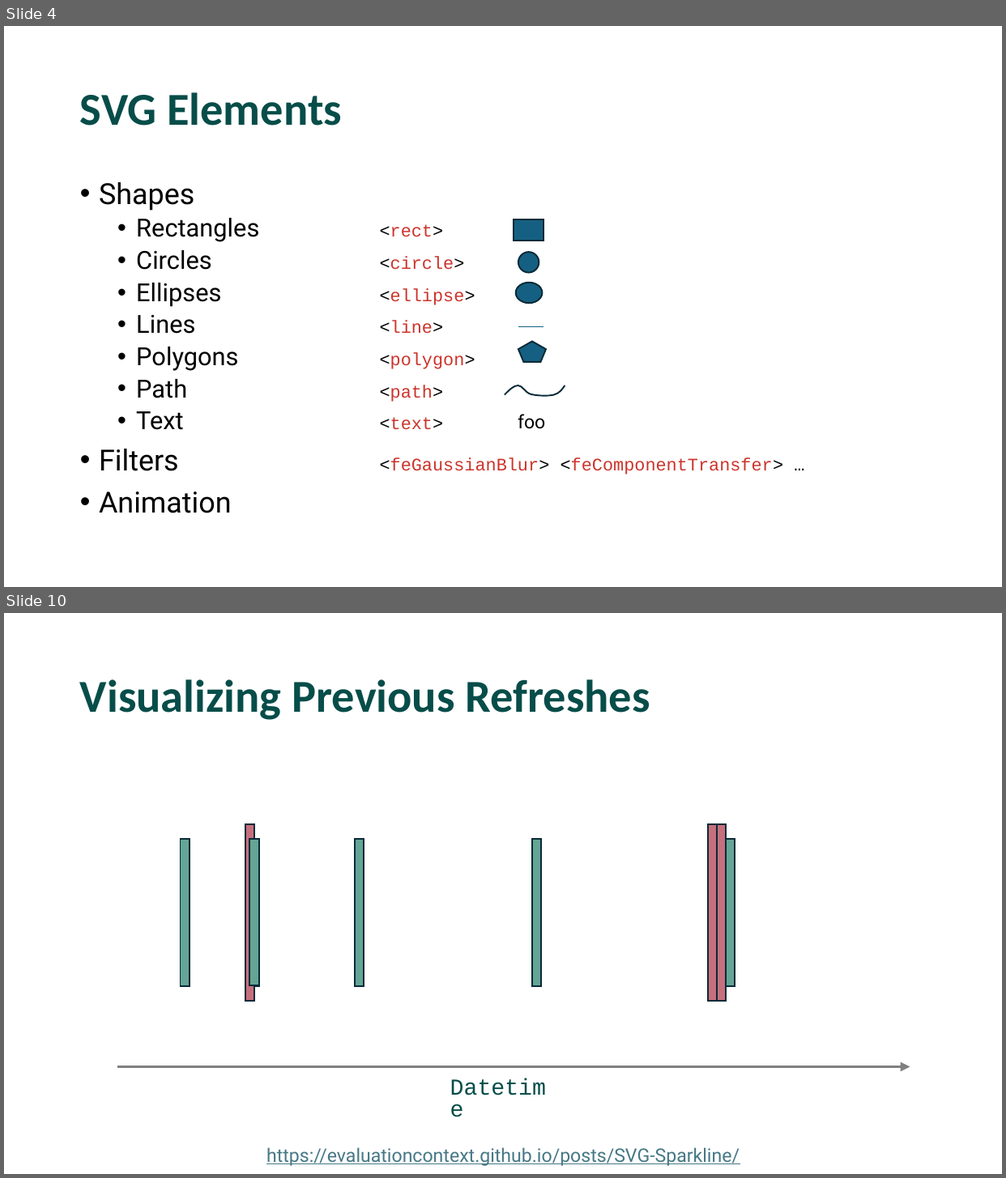
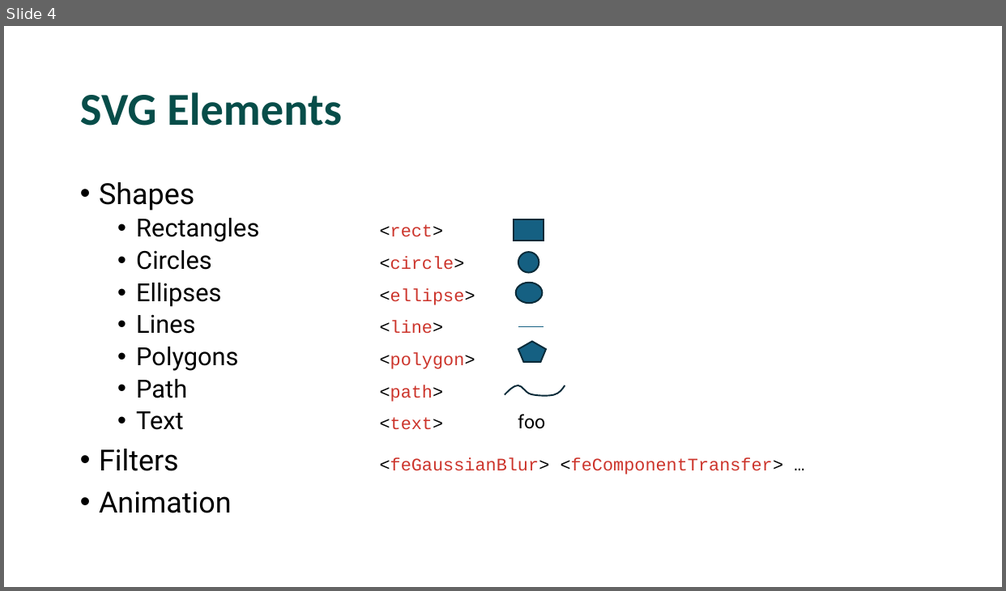
Before and after one commit to EvaluationContext/evaluationcontext.github.io, a slide deck: Resources/presentations/25-11-Devon/SVGs.pptx. Shown one above the other, each under a label of ours: slides 4 and 10 before the commit, slide 4 after it; the slides between them are not shown. The pictures are 1006x1178 and 1006x591 pixels, drawn with LibreOffice and Linux fonts; fonts in the diff are those of the drawing. Boxes give left, top, right and bottom in pixels: in the first picture for what was removed or moved away, otherwise in the second. Text is boxed around its words. In the diff, an @@ line names an element or a change of style, - is before the commit and + after.

```diff
--- a/Resources/presentations/25-11-Devon/SVGs.pptx
+++ b/Resources/presentations/25-11-Devon/SVGs.pptx
@@ slide 10 removed at <box>4,613,1002,1174</box>, background #FFFFFF @@
@@ title removed at <box>80,679,650,720</box> @@
-Visualizing Previous Refreshes
@@ group removed at <box>181,839,726,986</box>: 5 rectangles @@
@@ group removed at <box>180,824,735,1001</box>: 8 rectangles @@
@@ arrow removed from (117, 1067) to (910, 1067) @@
@@ text removed at <box>443,1074,563,1104</box> @@
-Datetime
@@ text removed at <box>266,1148,739,1166</box> @@
-https://evaluationcontext.github.io/posts/SVG-Sparkline/
```
Also in this commit, not shown: 1 slide changed, 20 other slides removed, 32 other files.
